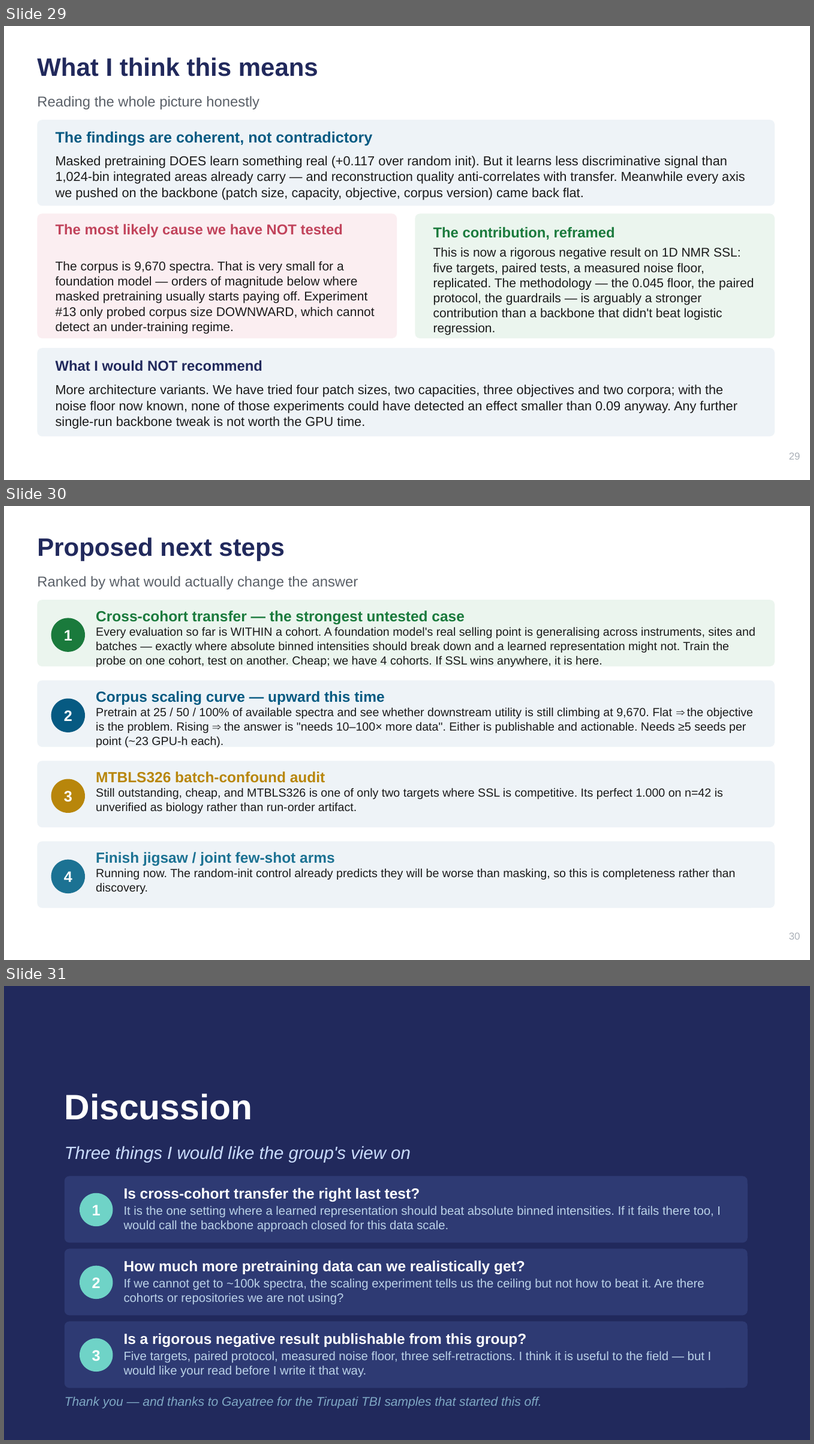
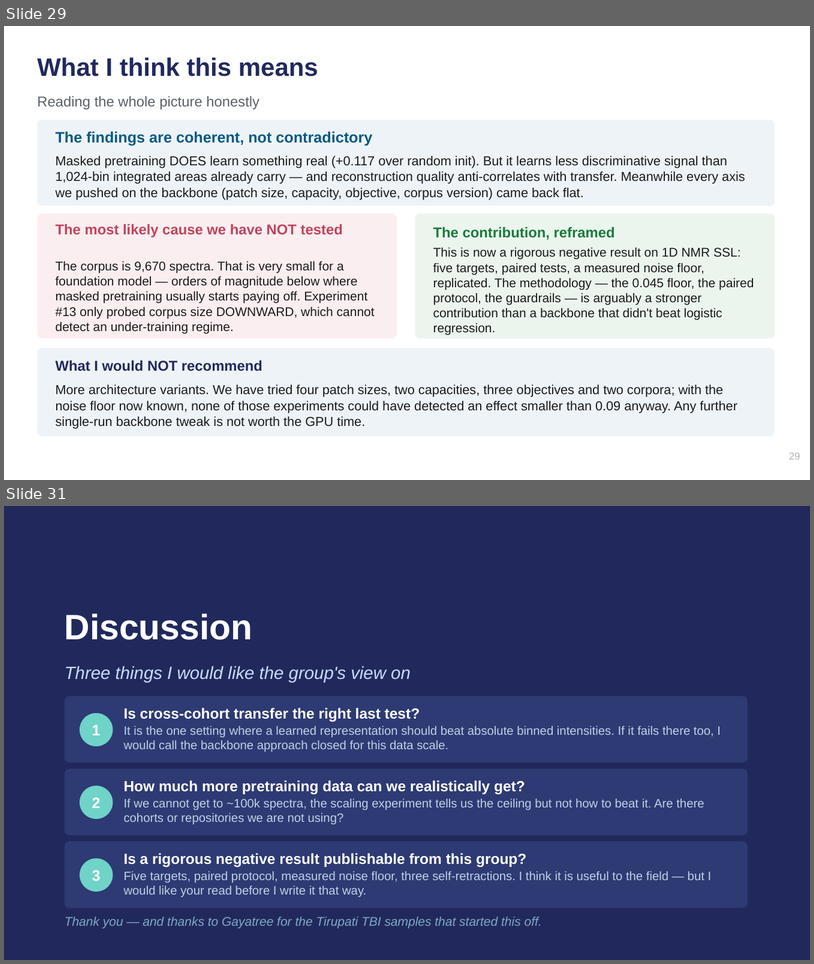
Before and after one commit to rama21094/NMR-Metabolomics-Foundational-Model, a slide deck: docs/Group_Meeting_2026-08-10.pptx. Shown one above the other, each under a label of ours: slides 29, 30 and 31 before the commit, slides 29 and 31 after it; the slides between them are not shown. The pictures are 814x1444 and 814x964 pixels, drawn with LibreOffice and Linux fonts; fonts in the diff are those of the drawing. Boxes give left, top, right and bottom in pixels: in the first picture for what was removed or moved away, otherwise in the second. Text is boxed around its words. In the diff, an @@ line names an element or a change of style, - is before the commit and + after.

```diff
--- a/docs/Group_Meeting_2026-08-10.pptx
+++ b/docs/Group_Meeting_2026-08-10.pptx
@@ slide 30 removed at [4,506,810,960], background #FFFFFF @@
@@ text removed at [37,537,285,561] @@
-Proposed next steps
@@ text removed at [37,576,359,589] @@
-Ranked by what would actually change the answer
@@ rounded rectangle removed at [37,600,776,666] @@
@@ text removed at [96,610,464,624] @@
-Cross-cohort transfer — the strongest untested case
@@ ellipse removed at [51,618,85,652] @@
@@ text removed at [64,630,72,640] @@
-1
@@ text removed at [96,627,756,667] @@
-Every evaluation so far is WITHIN a cohort. A foundation model's real selling point is generalising across instruments, sites and batches — exactly where absolute binned intensities should break down and a learned representation might not. Train the probe on one cohort, test on another. Cheap; we have 4 cohorts. If SSL wins anywhere, it is here.
@@ rounded rectangle removed at [37,680,776,747] @@
@@ ellipse removed at [51,699,85,732] @@
@@ text removed at [96,691,384,705] @@
-Corpus scaling curve — upward this time
@@ text removed at [64,710,72,721] @@
-2
@@ text removed at [96,707,753,747] @@
-Pretrain at 25 / 50 / 100% of available spectra and see whether downstream utility is still climbing at 9,670. Flat ⇒ the objective is the problem. Rising ⇒ the answer is "needs 10–100× more data". Either is publishable and actionable. Needs ≥5 seeds per point (~23 GPU-h each).
@@ rounded rectangle removed at [37,760,776,827] @@
@@ text removed at [96,771,325,783] @@
-MTBLS326 batch-confound audit
@@ ellipse removed at [51,779,85,813] @@
@@ text removed at [64,790,72,802] @@
-3
@@ text removed at [96,787,723,813] @@
-Still outstanding, cheap, and MTBLS326 is one of only two targets where SSL is competitive. Its perfect 1.000 on n=42 is unverified as biology rather than run-order artifact.
@@ rounded rectangle removed at [37,841,776,907] @@
@@ ellipse removed at [51,859,85,893] @@
@@ text removed at [96,852,335,865] @@
-Finish jigsaw / joint few-shot arms
@@ text removed at [64,871,72,882] @@
-4
@@ text removed at [96,868,735,894] @@
-Running now. The random-init control already predicts they will be worse than masking, so this is completeness rather than discovery.
@@ rounded rectangle removed at [37,919,776,919] @@
@@ text removed at [789,932,801,939] @@
-30
```
Also in this commit, not shown: 1 slide added, 4 other files.
